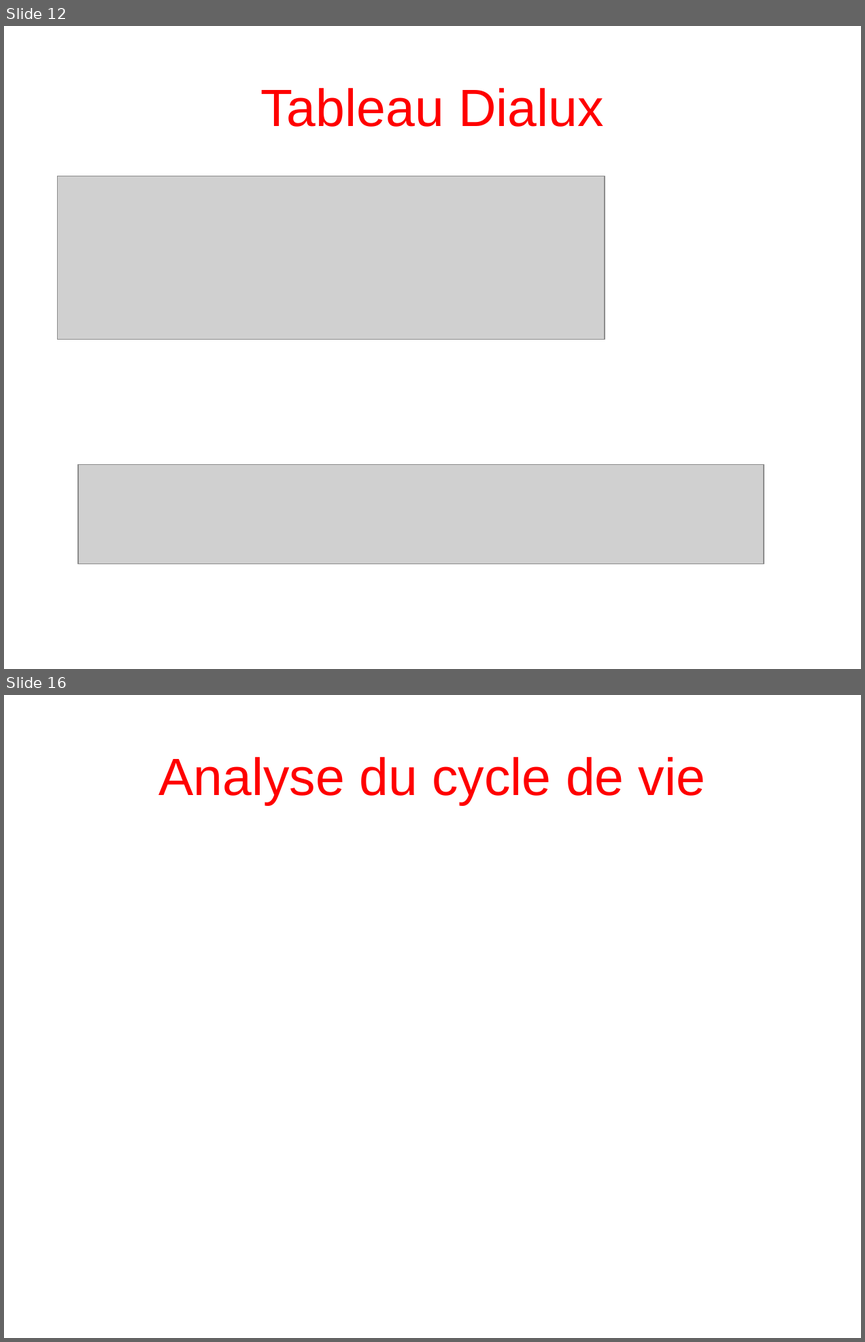
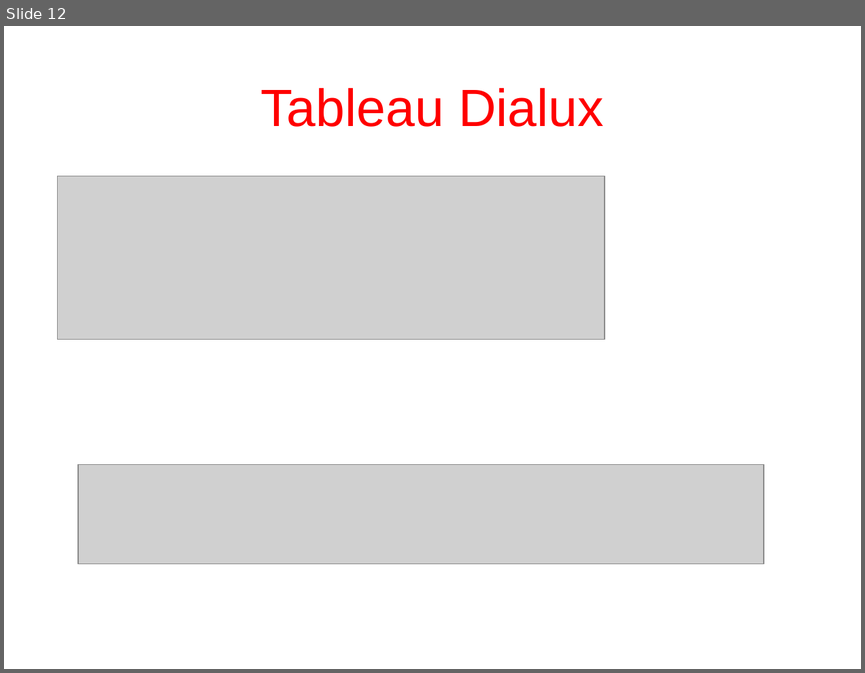
Before and after one commit to lesliesam96/Projet-STI2D, a slide deck: Alex/Poulailler Alexandre.odp. Shown one above the other, each under a label of ours: slides 12 and 16 before the commit, slide 12 after it; the slides between them are not shown. The pictures are 865x1342 and 865x673 pixels, drawn with LibreOffice and Linux fonts; fonts in the diff are those of the drawing; grey boxes stand for pictures. Boxes give left, top, right and bottom in pixels: in the first picture for what was removed or moved away, otherwise in the second. Text is boxed around its words. In the diff, an @@ line names an element or a change of style, - is before the commit and + after.

```diff
--- a/Alex/Poulailler Alexandre.odp
+++ b/Alex/Poulailler Alexandre.odp
@@ slide 16 removed at [4,695,861,1338], background #FFFFFF @@
@@ title removed at [158,757,705,805] @@
-Analyse du cycle de vie
```
Also in this commit, not shown: 3 other slides removed.
